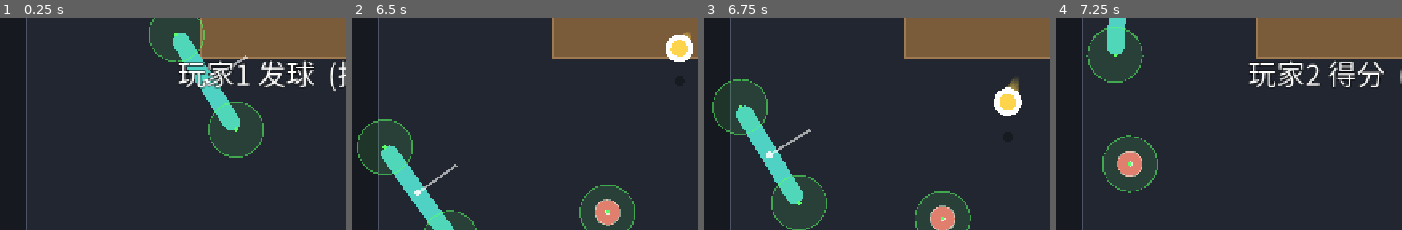
Above: before the commit, frames 1-4 (left to right).
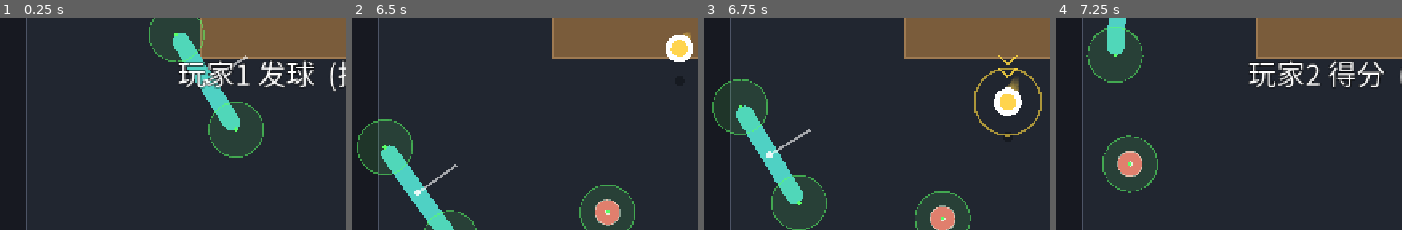
Above: after the commit, the same moments.

Repository: shuperidou/BMA-Arena
Game: Godot game, scene res://scenes/Main.tscn
Same seed, same stepped clock (60 frames per second), same inputs: the game is played once before the commit and once after it.
Inputs (mouse positions are % of the whole screen's width and height, from its top left):
- Up to frame 1 (0.25 s): no input
- Up to frame 2 (6.5 s): tap Enter at 0.5 s; move the mouse to (82, 46) at 0.52 s; hold D 0.53-1.25 s; tap 2 at 0.6 s; click (82, 46) at 0.67 s; tap Space at 0.77, 2.75, 3.77 s; drag from (34, 57) to (51, 72) at 1.27 s; move the mouse to (68, 28) at 2.02 s; hold D 2.03-2.75 s; tap 4 at 2.1 s; drag from (51, 72) to (22, 35) at 2.77 s; move the mouse to (91, 67) at 3.52 s; hold A 3.53-4.25 s; tap 6 at 3.6 s; drag from (22, 35) to (39, 25) at 4.27 s; move the mouse to (62, 51) at 5.02 s; hold S 5.03-5.75 s; tap 8 at 5.1 s; click (62, 51) at 5.17 s; drag from (39, 25) to (34, 57) at 5.77 s
- Up to frame 3 (6.75 s): move the mouse to (82, 46) at 6.52 s; hold W from 6.53 s (still down); tap 1 at 6.6 s
- Up to frame 4 (7.25 s): keep holding W; tap Space at 6.77 s
The pictures show only the part of the screen within x 10-60%, y 35-84%; the shares and areas given below are measured in that part.

Frames 1-2 are identical in both runs. In frame 3, 0.7% of the frame differs, in the area x 78-98%, y 17-57%; in frame 4, nothing differs.

Commit message:
feat(smash): show smashable hint around ball (pulsing ring + downward chevrons)

Diff:
--- a/scripts/autoload/game_config.gd
+++ b/scripts/autoload/game_config.gd
@@ -141,6 +141,7 @@
 var smash_vz: float = -900.0             ## 扣杀的向下竖直速度 (负值, 越大越快)
 var smash_speed_mult: float = 1.0        ## 扣杀水平速度微调 (>1 更凶, 可能过桌)
 var ai_smash_height_min: float = 170.0   ## AI 触发扣杀的最低球高 (单独设, 免得它太频繁)
+var smash_hint_enabled: bool = true      ## 球够高且可接时, 在球周围显示"可扣杀"提示
 
 # ============================================================
 #  G. 比赛 (计分/轮换均为临时方案) [TEMP]
--- a/scripts/ball/ball.gd
+++ b/scripts/ball/ball.gd
@@ -301,3 +301,18 @@
 			var b: Vector2 = p + dir_v * base_r - tang * (r * 0.28)
 			var c: Vector2 = p + dir_v * tip_r
 			draw_colored_polygon(PackedVector2Array([a, b, c]), col)
+	# 扣杀提示: 球够高且可接 -> 脉动环 + 向下箭头, 提示"现在可以扣杀"
+	if GameConfig.smash_hint_enabled and state == GameTypes.BallState.LIVE \
+			and returnable and z >= GameConfig.smash_height_min and z <= GameConfig.hit_height_max:
+		var pulse: float = 0.5 + 0.5 * sin(float(Time.get_ticks_msec()) * 0.008)
+		var hr: float = r * (1.9 + 0.6 * pulse)
+		draw_arc(p, hr, 0.0, TAU, 32, Color(1.0, 0.85, 0.25, 0.30 + 0.40 * pulse), 3.0)
+		var chev := Color(1.0, 0.85, 0.25, 0.45 + 0.50 * pulse)
+		for k in 2:
+			var top_y: float = p.y - r * (2.4 + float(k) * 0.9)
+			var cw: float = r * 0.65
+			var pts2 := PackedVector2Array([
+				Vector2(p.x - cw, top_y),
+				Vector2(p.x, top_y + r * 0.6),
+				Vector2(p.x + cw, top_y)])
+			draw_polyline(pts2, chev, 2.5)
